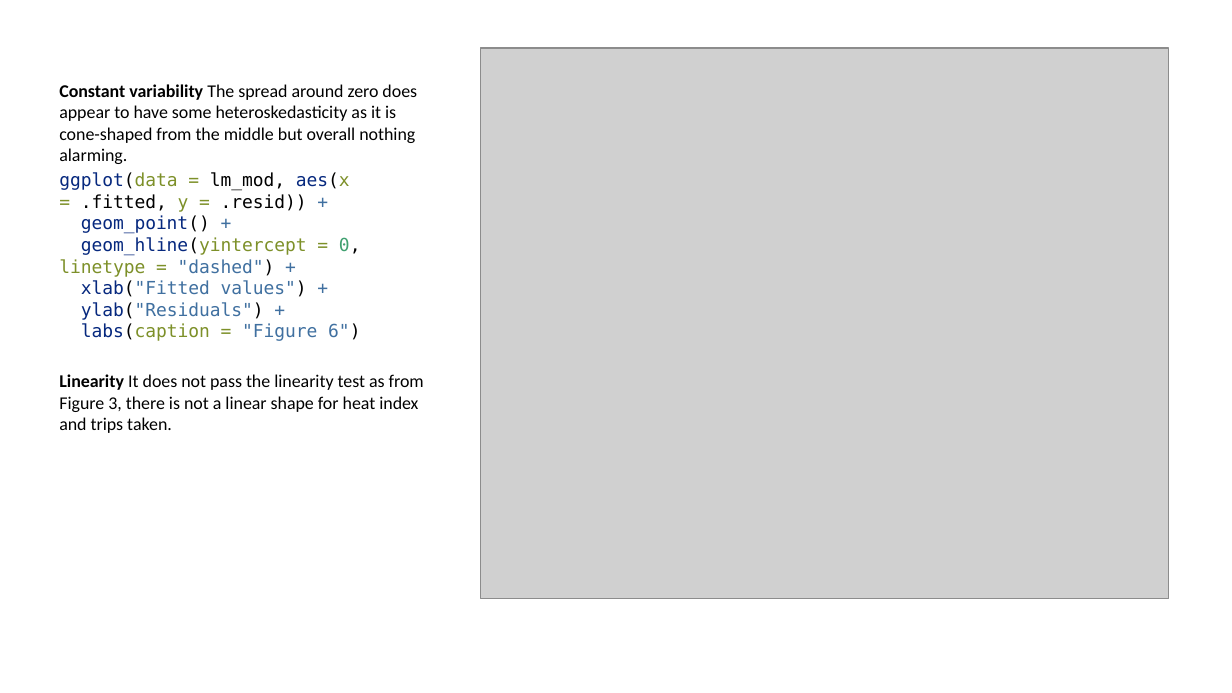
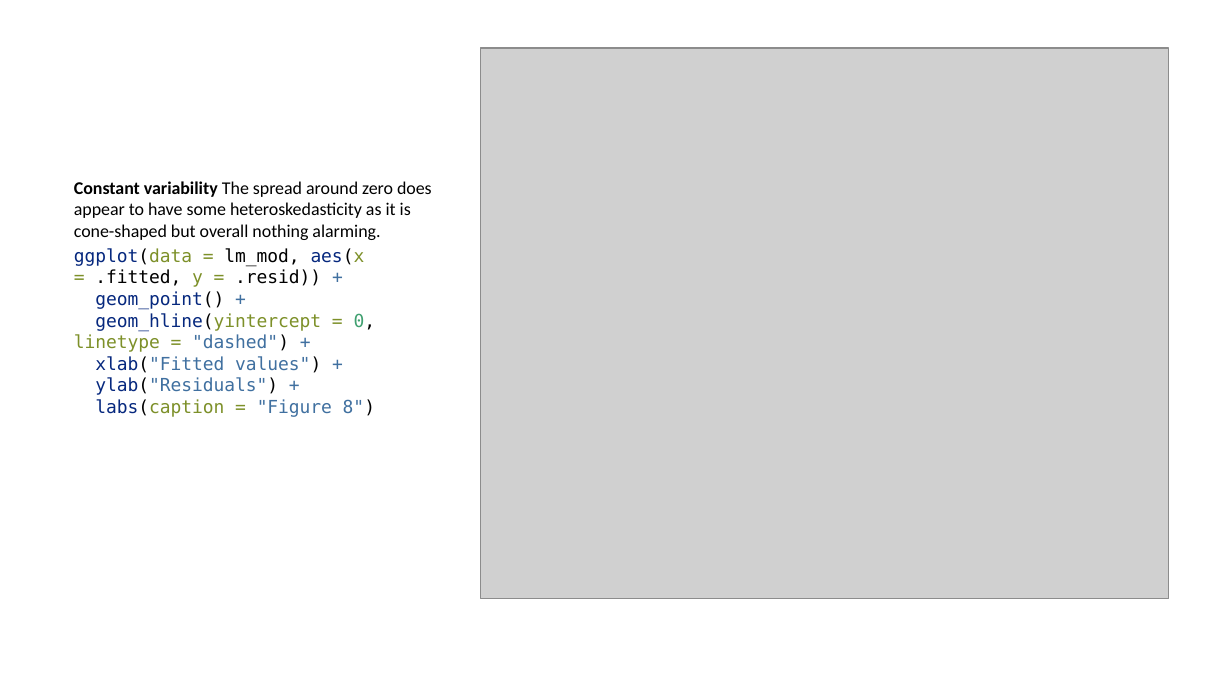
Before and after one commit to hellojohncruz/tlc_trips_weather, a slide deck: slide 21 of ridership.pptx (slide 20 before the commit). Drawn at 1232x693 pixels with LibreOffice and Linux fonts; fonts in the diff are those of the drawing; grey boxes stand for pictures. Boxes give left, top, right and bottom in pixels: in the first picture for what was removed or moved away, otherwise in the second. Text is boxed around its words. In the diff, an @@ line names an element or a change of style, - is before the commit and + after.

```diff
--- a/ridership.pptx
+++ b/ridership.pptx
@@ text at (74, 181, 432, 417): text changed; font Calibri to DejaVu Sans Mono @@
-Constant variability The spread around zero does appear to have some heteroskedasticity as it is cone-shaped from the middle but overall nothing alarming.
-ggplot(data = lm_mod, aes(x = .fitted, y = .resid)) +
-geom_point() +
-geom_hline(yintercept = 0, linetype = "dashed") +
-xlab("Fitted values") +
-ylab("Residuals") +
-labs(caption = "Figure 6")
-Linearity It does not pass the linearity test as from Figure 3, there is not a linear shape for heat index and trips taken.
+Constant variability The spread around zero does appear to have some heteroskedasticity as it is cone-shaped but overall nothing alarming.
+ggplot(data = lm_mod, aes(x = .fitted, y = .resid)) +
+geom_point() +
+geom_hline(yintercept = 0, linetype = "dashed") +
+xlab("Fitted values") +
+ylab("Residuals") +
+labs(caption = "Figure 8")
```
Also in this commit, not shown: 18 other slides changed, 4 slides added, 3 slides removed, 5 other files.
